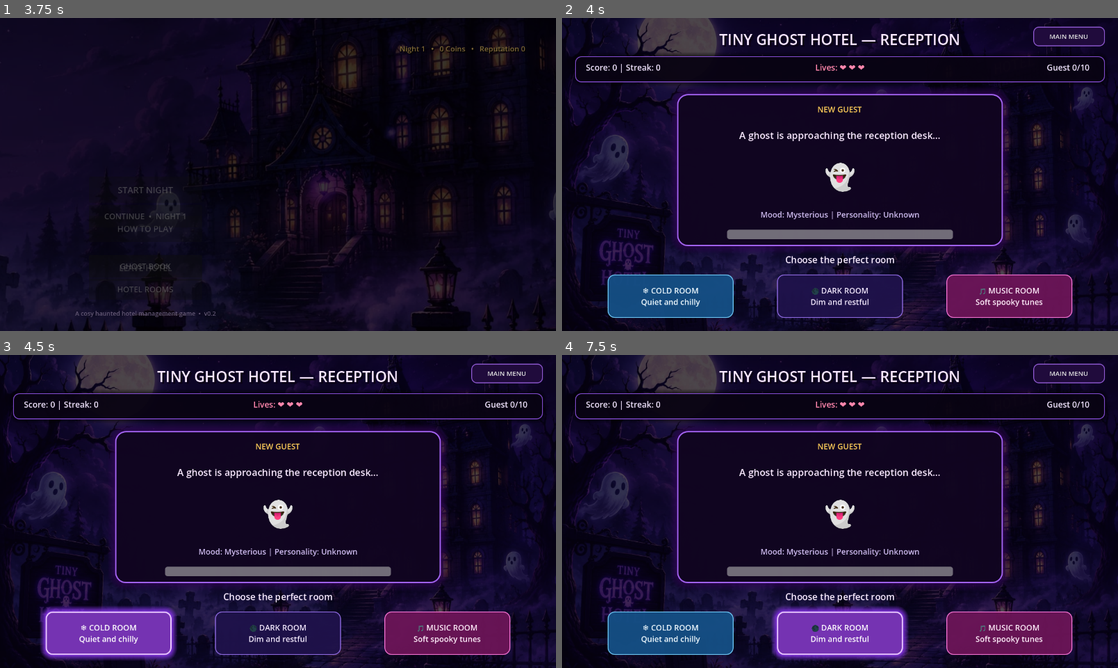
Above: before the commit, frames 1-4 (two rows, left to right).
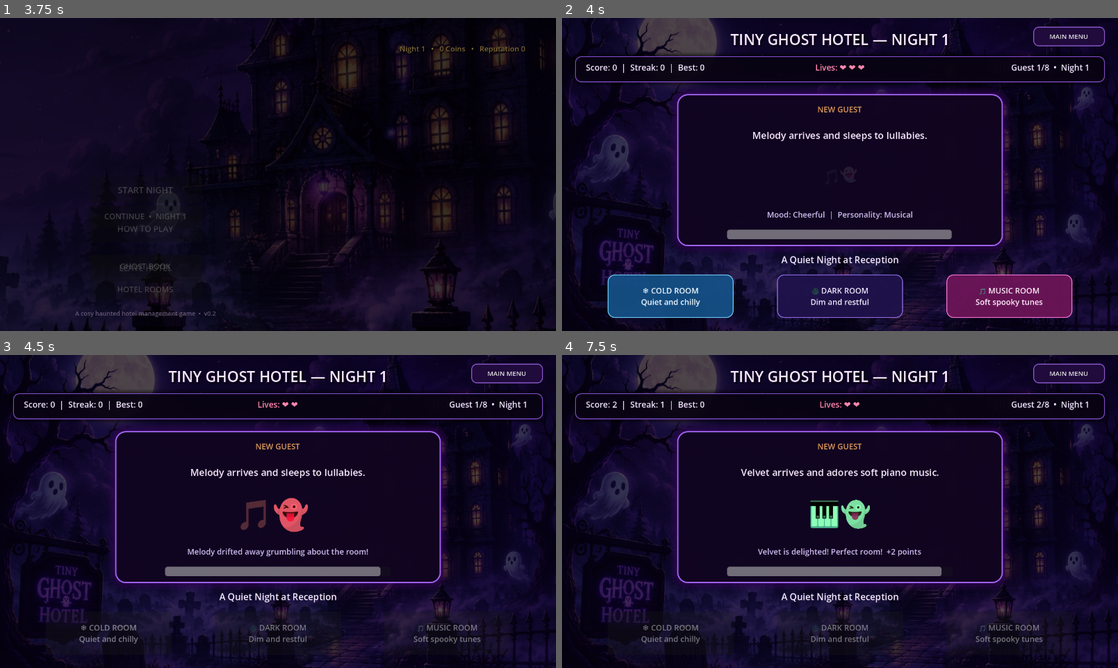
Above: after the commit, the same moments.

Repository: 22koki/tiny-ghost-hotel
Game: Godot game, scene res://scenes/MainMenu.tscn
Same seed, same stepped clock (60 frames per second), same inputs: the game is played once before the commit and once after it.
Inputs (mouse positions are in pixels of both pictures, inside the frame that each line leads up to):
- Up to frame 1 (3.75 s): click "START NIGHT" at 0.5 s; tap Enter at 1.25 s; move the mouse to (400, 158) at 1.27 s; move the mouse to (166, 190) at 2.02 s; move the mouse to (333, 105) at 2.77 s; move the mouse to (250, 237) at 3.52 s
- Up to frame 2 (4 s): no input
- Up to frame 3 (4.5 s): click "❄ COLD ROOM Quiet and chilly" at 4.25 s
- Up to frame 4 (7.5 s): click (840, 633) at 5 s, where only the run before the commit has a clickable "🌑 DARK ROOM Dim and restful"; click (673, 633) at 5.75 s, where only the run before the commit has a clickable "❄ COLD ROOM Quiet and chilly"; click "🎵 MUSIC ROOM Soft spooky tunes" at 6.5 s; click (840, 633) at 7.25 s, where only the run before the commit has a clickable "🌑 DARK ROOM Dim and restful"

Frame 1 is identical in both runs. In frame 2, 2.8% of the frame differs, in the area x 10-95%, y 5-80%; in frame 3, 13%; in frame 4, 14%, in the area x 8-95%, y 5-98%.
Error before the commit: Parse Error: Identifier "MAX_ROUNDS" not declared in the current scope. (res://main.gd:663)

Commit message:
fix: use dynamic guest count for all night endings

Diff:
--- a/main.gd
+++ b/main.gd
@@ -660,7 +660,7 @@
 		end_game_lost()
 		return
 
-	if current_round >= MAX_ROUNDS:
+	if current_round >= max_rounds:
 		end_game_won()
 		return
 
@@ -868,7 +868,7 @@
 		end_game_lost()
 		return
 
-	if current_round >= MAX_ROUNDS:
+	if current_round >= max_rounds:
 		end_game_won()
 		return
 
